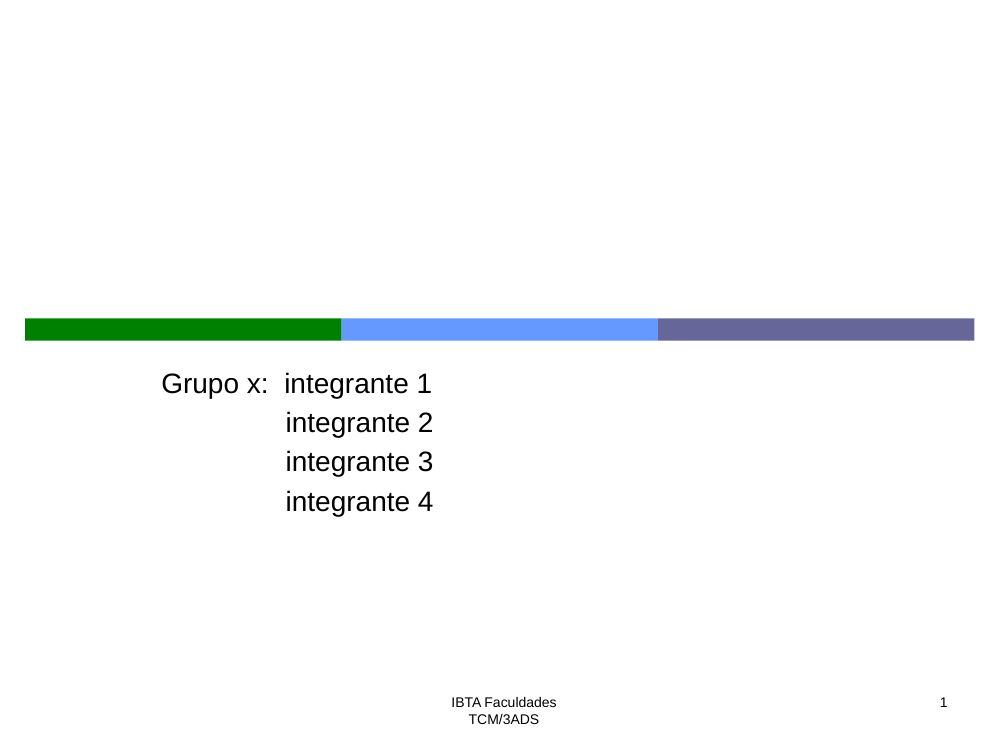
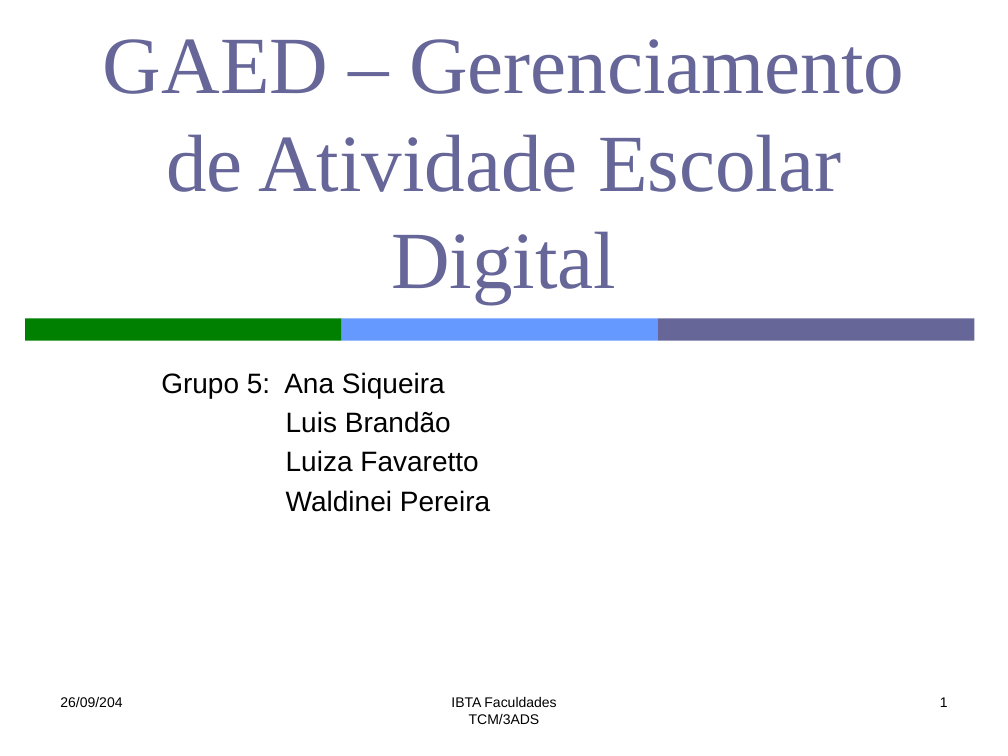
Before and after one commit to lfernandobra/pi5g1s14, a slide deck: slide 1 of documentacao/G5_Apresentacao2sem2014.pptx. Drawn at 1008x756 pixels with LibreOffice and Linux fonts; fonts in the diff are those of the drawing. Boxes give left, top, right and bottom in pixels: in the first picture for what was removed or moved away, otherwise in the second. Text is boxed around its words. In the diff, an @@ line names an element or a change of style, - is before the commit and + after.

```diff
--- a/documentacao/G5_Apresentacao2sem2014.pptx
+++ b/documentacao/G5_Apresentacao2sem2014.pptx
@@ title added at (x1=103, y1=39, x2=904, y2=303), 58 pt, text #666699 @@
+GAED – Gerenciamento de Atividade Escolar Digital
@@ subtitle at (x1=161, y1=372, x2=490, y2=512): text changed @@
-Grupo x: integrante 1
-integrante 2
-integrante 3
-integrante 4
+Grupo 5: Ana Siqueira
+Luis Brandão
+Luiza Favaretto
+Waldinei Pereira
@@ text added at (x1=60, y1=697, x2=122, y2=707), 10 pt, text #000000 @@
+26/09/204
```
Also in this commit, not shown: 3 other slides changed, 9 slides added.
